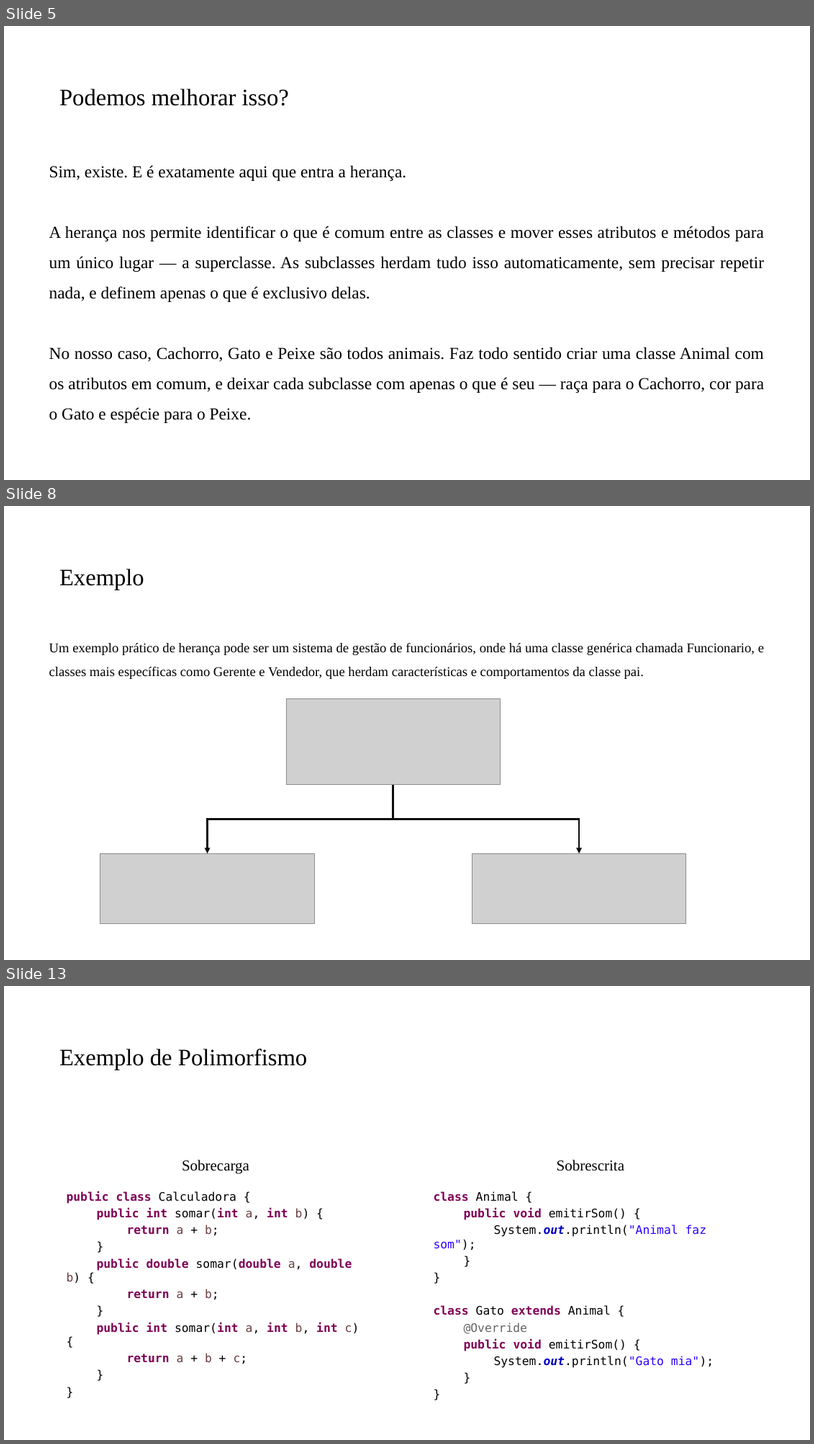
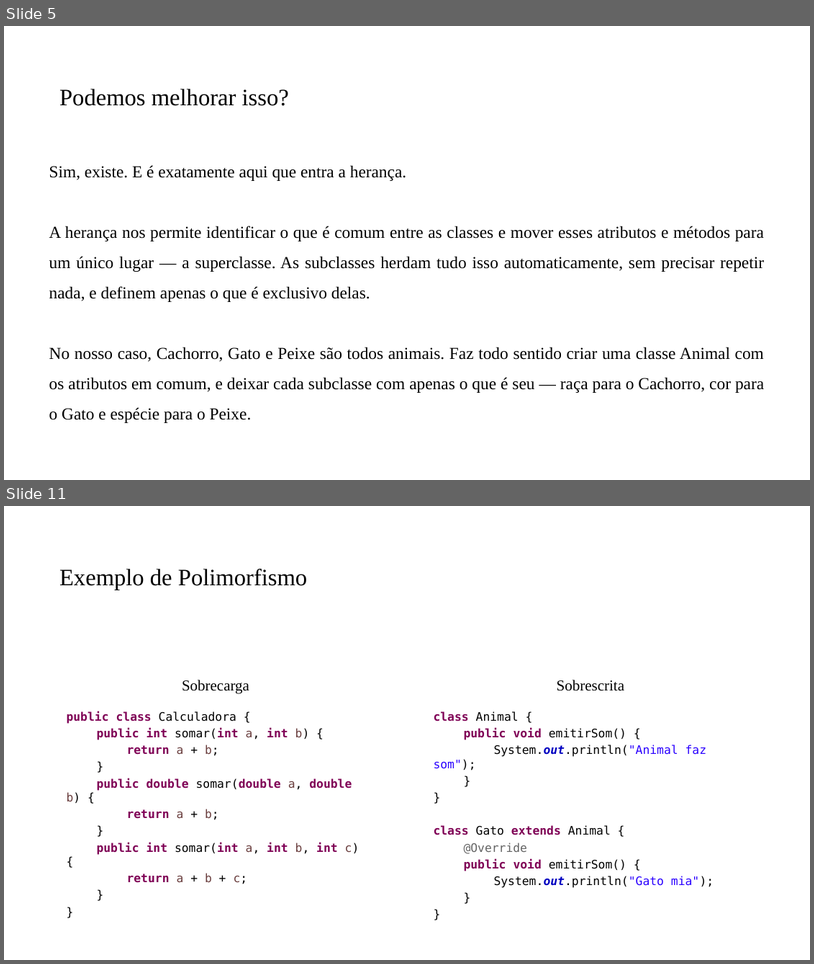
Before and after one commit to PedroMiho/UMC, a slide deck: Projeto de Software e Segurança da Informação - 2026/Projeto de Software/Aula07-HerançaPolimorfismo/Herança e Porlimosfismo.pptx. Shown one above the other, each under a label of ours: slides 5, 8 and 13 before the commit, slides 5 and 11 after it; the slides between them are not shown. The pictures are 814x1444 and 814x964 pixels, drawn with LibreOffice and Linux fonts; fonts in the diff are those of the drawing; grey boxes stand for pictures; background and template pictures are left out. Boxes give left, top, right and bottom in pixels: in the first picture for what was removed or moved away, otherwise in the second. Text is boxed around its words. In the diff, an @@ line names an element or a change of style, - is before the commit and + after.

```diff
--- a/Projeto de Software e Segurança da Informação - 2026/Projeto de Software/Aula07-HerançaPolimorfismo/Herança e Porlimosfismo.pptx
+++ b/Projeto de Software e Segurança da Informação - 2026/Projeto de Software/Aula07-HerançaPolimorfismo/Herança e Porlimosfismo.pptx
@@ slide 8 removed at <box>4,506,810,960</box>, background #FFFFFF @@
@@ title removed at <box>59,569,144,590</box> @@
-Exemplo
@@ text removed at <box>49,643,764,679</box> @@
-Um exemplo prático de herança pode ser um sistema de gestão de funcionários, onde há uma classe genérica chamada Funcionario, e classes mais específicas como Gerente e Vendedor, que herdam características e comportamentos da classe pai.
@@ picture removed at <box>286,698,501,784</box> @@
@@ elbow arrow removed from (394, 784) to (207, 853) @@
@@ elbow arrow removed from (394, 784) to (579, 853) @@
@@ picture removed at <box>100,853,314,923</box> @@
@@ picture removed at <box>472,853,687,923</box> @@
@@ what was slide 13 is now slide 11 @@
```
Also in this commit, not shown: 5 slides changed, 1 other slide removed, 2 other files.
